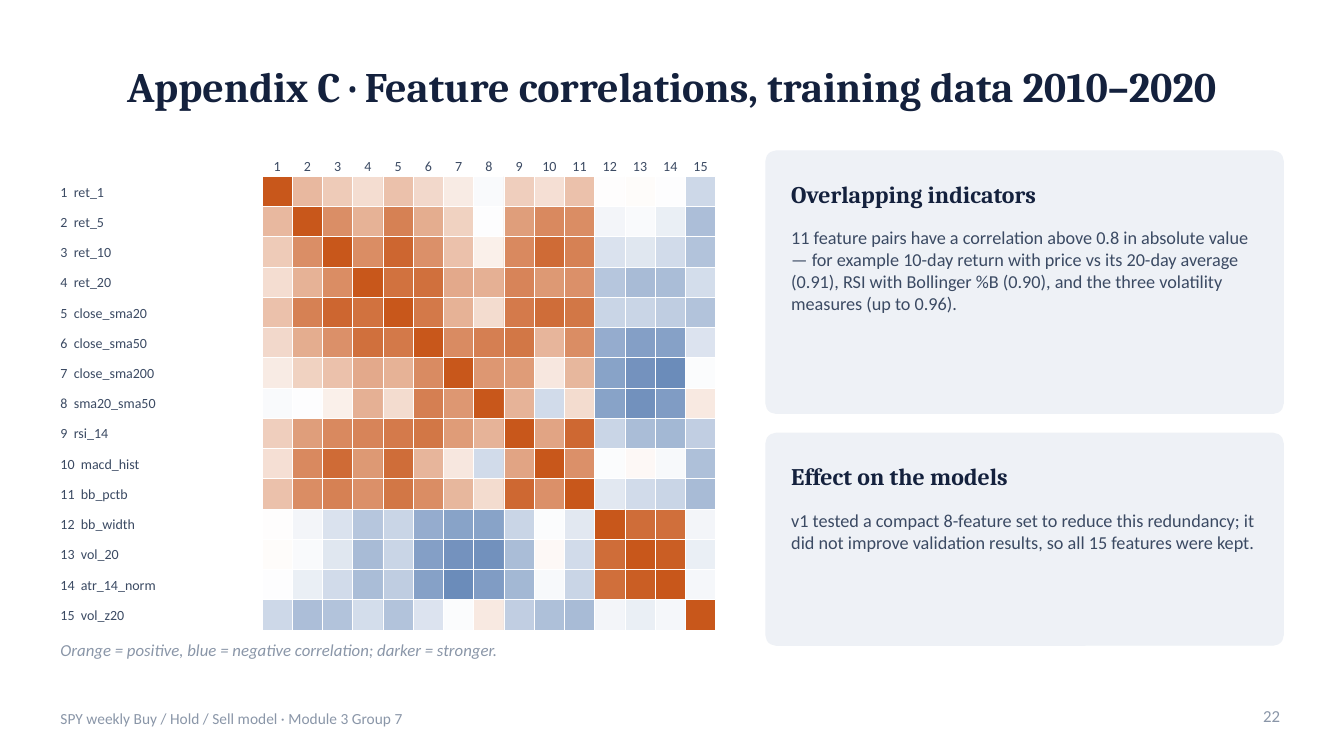
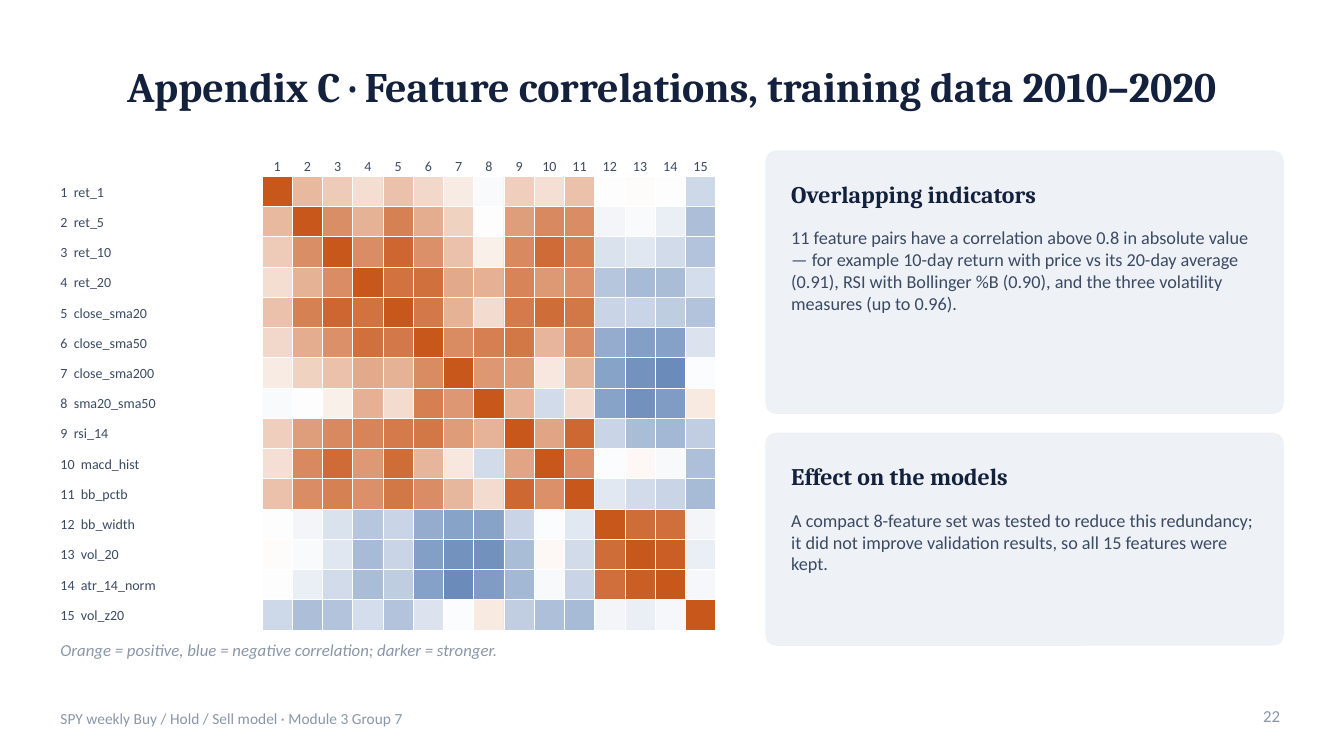
Before and after one commit to TKCH121/spy, a slide deck: slide 22 of presentation/SPY_Model_Presentation.pptx. Drawn at 1344x756 pixels with LibreOffice and Linux fonts; fonts in the diff are those of the drawing. Boxes give left, top, right and bottom in pixels: in the first picture for what was removed or moved away, otherwise in the second. Text is boxed around its words. In the diff, an @@ line names an element or a change of style, - is before the commit and + after.

```diff
--- a/presentation/SPY_Model_Presentation.pptx
+++ b/presentation/SPY_Model_Presentation.pptx
@@ text at <box>791,514,1253,573</box>: text changed @@
-v1 tested a compact 8-feature set to reduce this redundancy; it did not improve validation results, so all 15 features were kept.
+A compact 8-feature set was tested to reduce this redundancy; it did not improve validation results, so all 15 features were kept.
```
Also in this commit, not shown: 16 other slides changed, 1 slide added, 1 slide removed, 8 other files.
